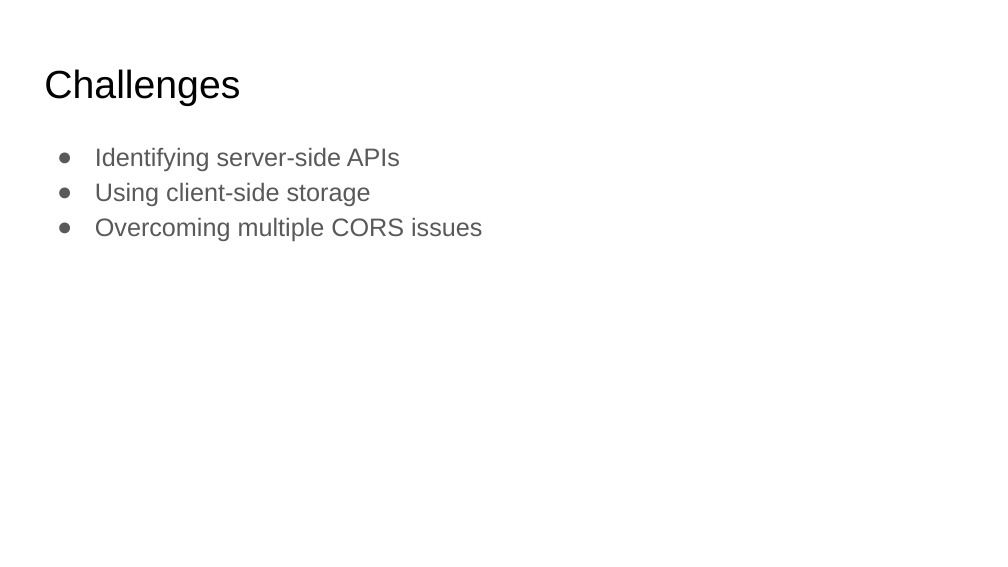
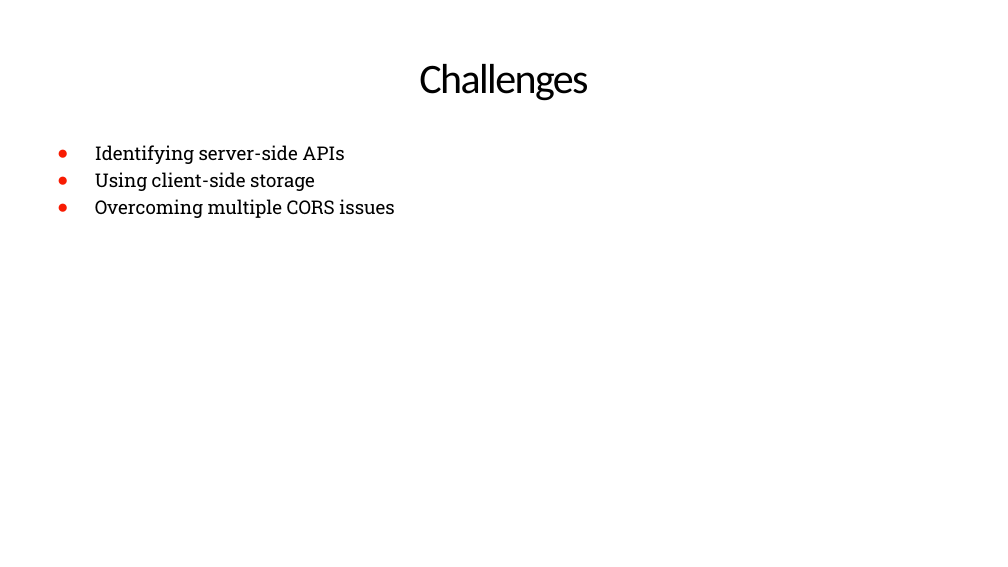
Before and after one commit to KatieThompson704/play-with-your-food, a slide deck: slide 5 of find-my-fruit_project1_HunterKatie.pptx. Drawn at 1008x567 pixels with LibreOffice and Linux fonts; fonts in the diff are those of the drawing. Boxes give left, top, right and bottom in pixels: in the first picture for what was removed or moved away, otherwise in the second. Text is boxed around its words. In the diff, an @@ line names an element or a change of style, - is before the commit and + after.

```diff
--- a/find-my-fruit_project1_HunterKatie.pptx
+++ b/find-my-fruit_project1_HunterKatie.pptx
@@ title "Challenges" at box(419, 64, 588, 101): size 28 to 30 pt, font Arial to Calibri, letter spacing 0 to -1.1 pt; alignment left to centre; line spacing 1 to 0.85 @@
@@ text "Identifying server-side APIs" at box(95, 145, 394, 218): size 18 to 13.5 pt, font Arial to Roboto Slab, text colour #595959 to #000000; line spacing 1.15 to 1.2; bullet colour #595959 to #F81B02 @@
```
Also in this commit, not shown: 8 other slides changed, 2 other files.
